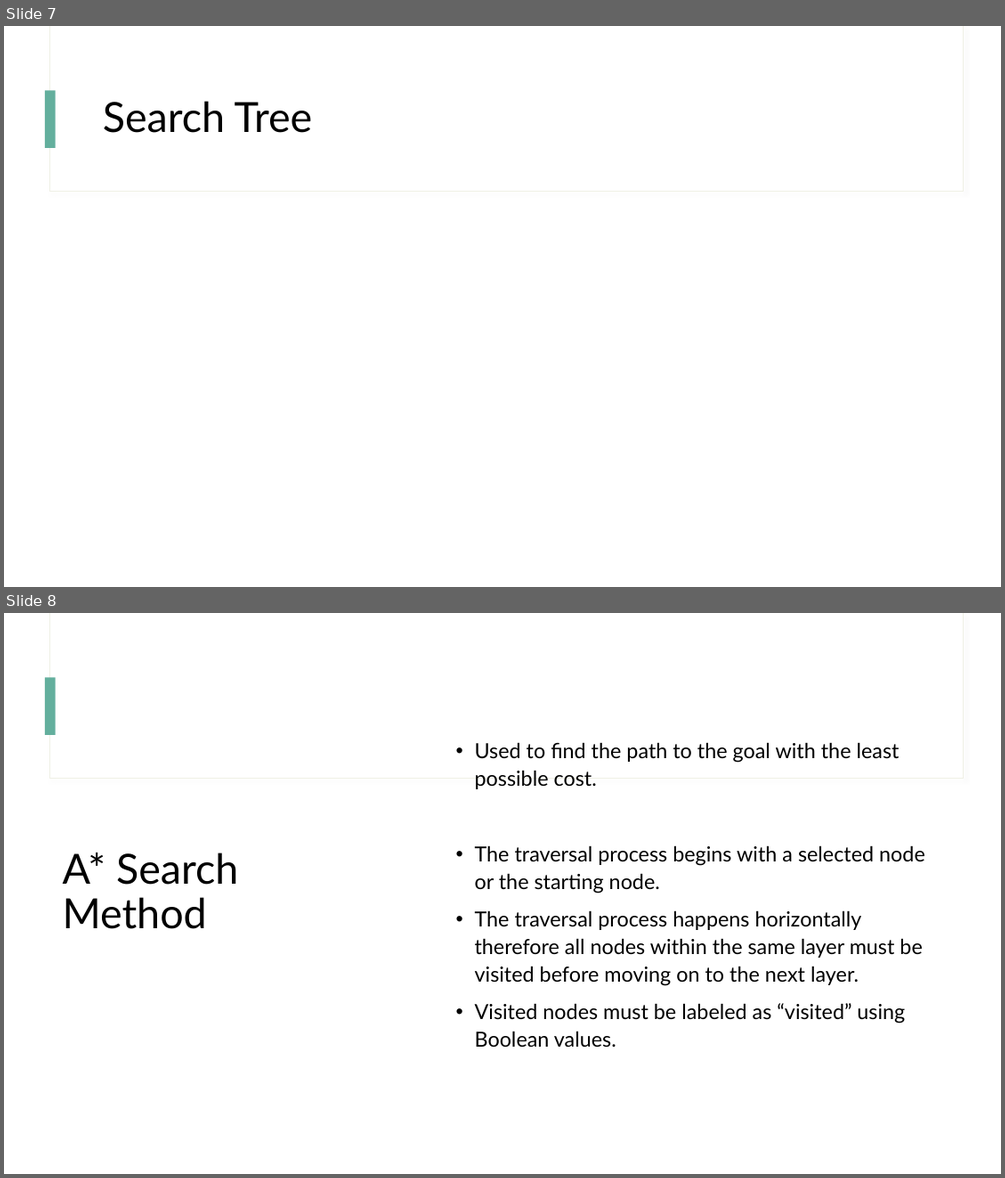
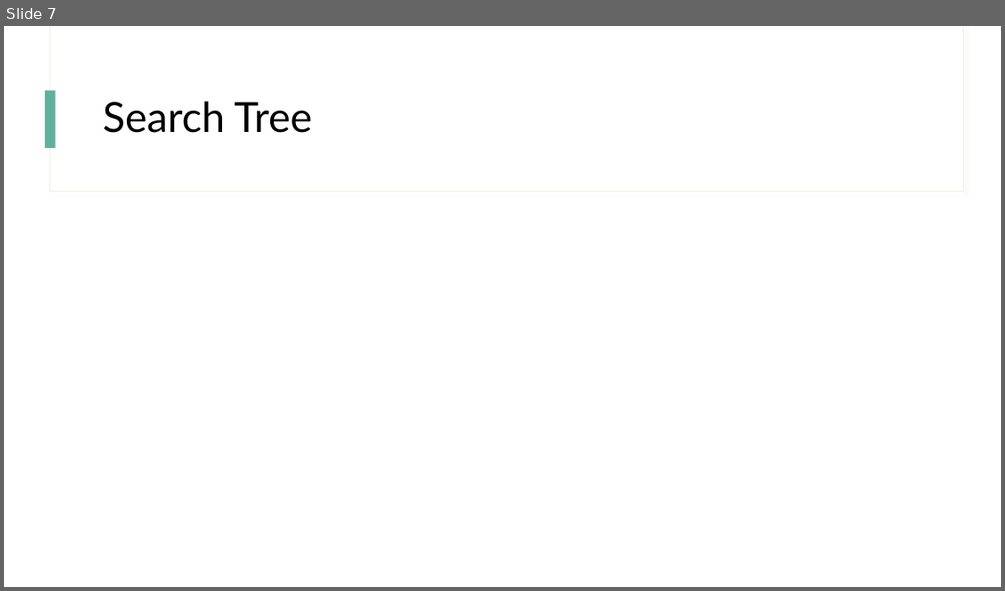
Before and after one commit to lauxpaux/Maze-Robotic-Path, a slide deck: AIAssignment2.pptx. Shown one above the other, each under a label of ours: slides 7 and 8 before the commit, slide 7 after it. The pictures are 1005x1178 and 1005x591 pixels, drawn with LibreOffice and Linux fonts; fonts in the diff are those of the drawing. Boxes give left, top, right and bottom in pixels: in the first picture for what was removed or moved away, otherwise in the second. Text is boxed around its words. In the diff, an @@ line names an element or a change of style, - is before the commit and + after.

Commit message:
2nd commit
draft
missing breadth-first code, map trees, map search

```diff
--- a/AIAssignment2.pptx
+++ b/AIAssignment2.pptx
@@ slide 8 removed at [4,613,1001,1174], background #FFFFFF; not listed: 3 template elements that a slide beside it also shows @@
@@ text removed at [475,742,925,1047] @@
-• Used to find the path to the goal with the least possible cost.
-• The traversal process begins with a selected node or the starting node.
-• The traversal process happens horizontally therefore all nodes within the same layer must be visited before moving on to the next layer.
-• Visited nodes must be labeled as “visited” using Boolean values.
@@ title removed at [63,852,238,929] @@
-A* Search Method
```
Also in this commit, not shown: 1 slide changed, 11 slides added, 6 other slides removed.
